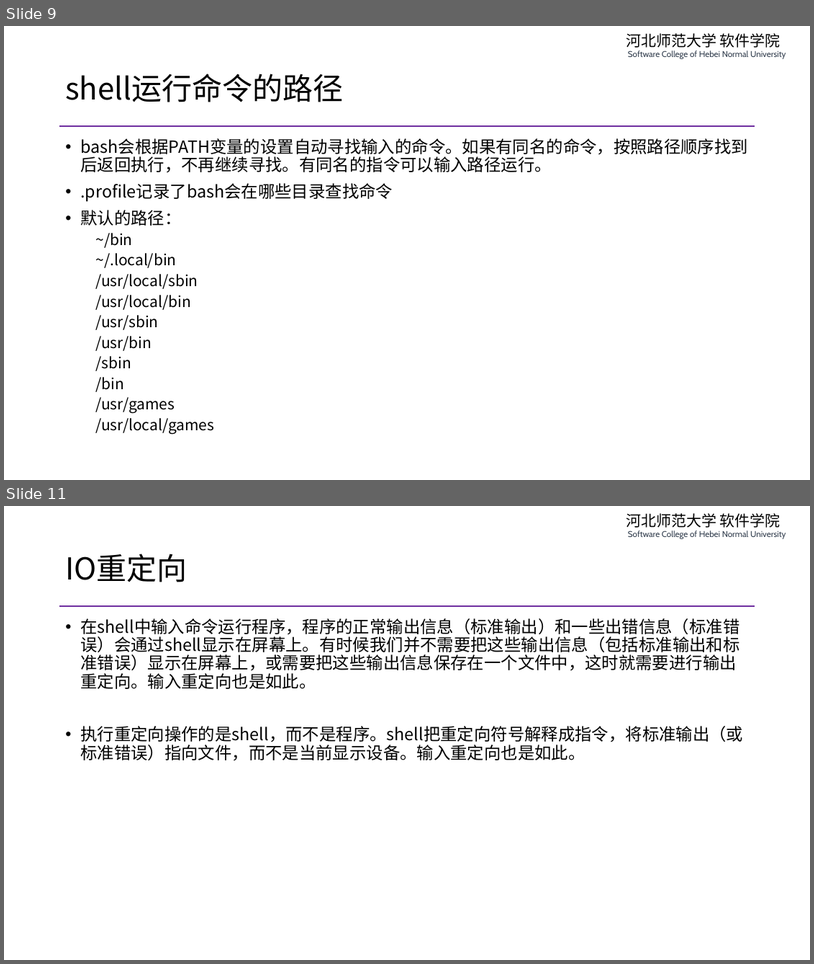
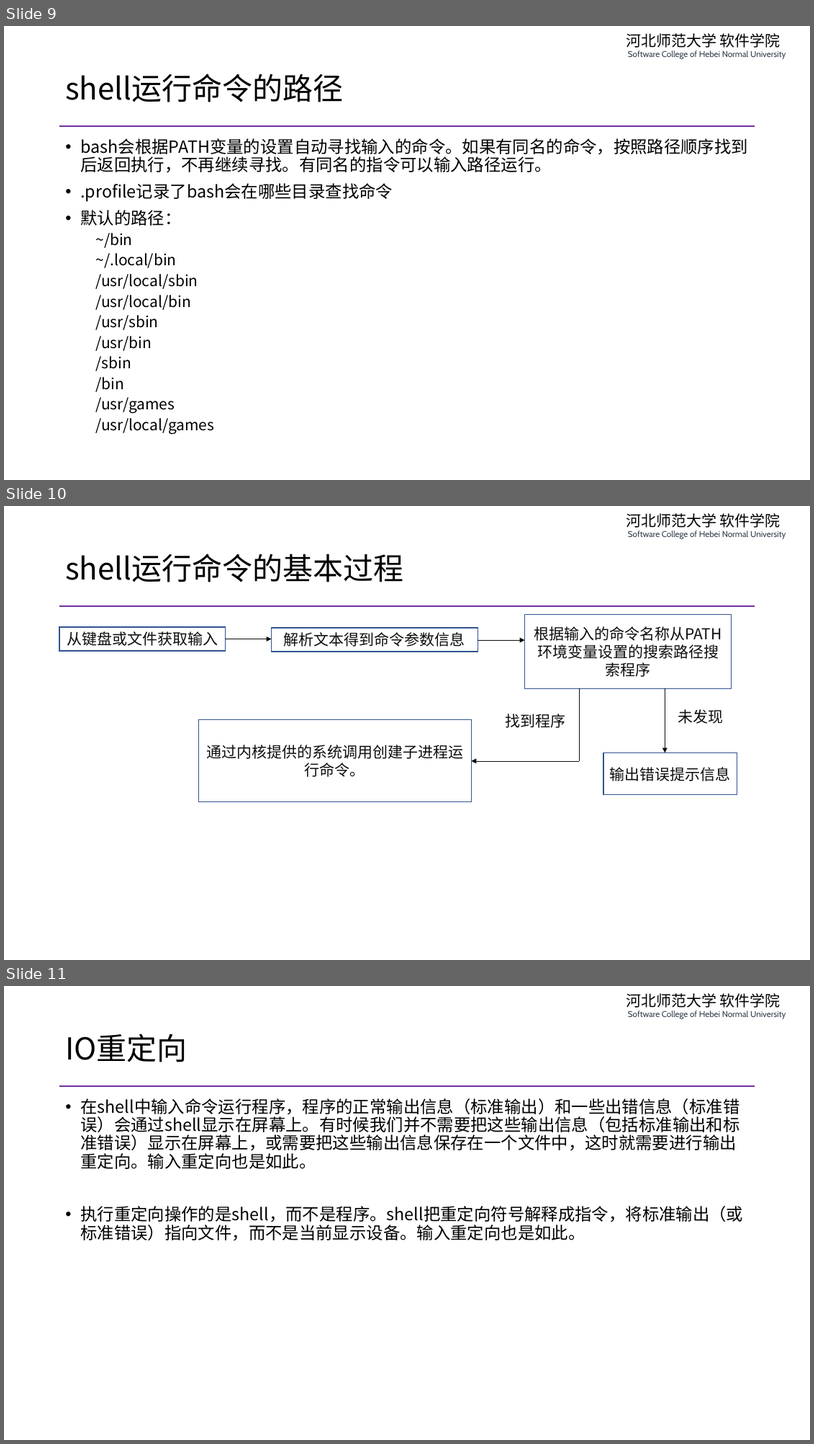
Before and after one commit to edu2act/course-php-serverside-development-on-linux, a slide deck: materials/slides/ch01-review-and-linux.pptx. Shown one above the other, each under a label of ours: slides 9 and 11 before the commit, slides 9, 10 and 11 after it; the slides between them are not shown. The pictures are 814x964 and 814x1444 pixels, drawn with LibreOffice and Linux fonts; fonts in the diff are those of the drawing. Boxes give left, top, right and bottom in pixels: in the first picture for what was removed or moved away, otherwise in the second. Text is boxed around its words. In the diff, an @@ line names an element or a change of style, - is before the commit and + after.

```diff
--- a/materials/slides/ch01-review-and-linux.pptx
+++ b/materials/slides/ch01-review-and-linux.pptx
@@ slide 10 added at [4, 506, 810, 960], background #FFFFFF; not listed: 2 template elements that a slide beside it also shows @@
@@ title added at [65, 554, 404, 582], 36 pt, text #000000 @@
+shell运行命令的基本过程
@@ rectangle added at [59, 627, 226, 651], fill #FFFFFF, outline #325491 1 pt, 18 pt, text #0D0D0D @@
+从键盘或文件获取输入
@@ rectangle added at [271, 628, 478, 651], fill #FFFFFF, outline #325491 1 pt, 18 pt, text #0D0D0D @@
+解析文本得到命令参数信息
@@ rectangle added at [525, 614, 732, 688], fill #FFFFFF, outline #325491 1 pt, 18 pt, text #0D0D0D @@
+根据输入的命令名称从PATH环境变量设置的搜索路径搜索程序
@@ arrow added from (226, 639) to (271, 639), #0D0D0D 0.5 pt @@
@@ arrow added from (478, 641) to (525, 641), #0D0D0D 0.5 pt @@
@@ line added from (580, 689) to (580, 761), #0D0D0D 0.5 pt @@
@@ arrow added from (665, 689) to (665, 753), #0D0D0D 0.5 pt @@
@@ rectangle added at [199, 720, 471, 802], fill #FFFFFF, outline #325491 1 pt, 18 pt, text #0D0D0D @@
+通过内核提供的系统调用创建子进程运行命令。
@@ rectangle added at [497, 709, 574, 733], fill #FFFFFF, outline #FFFFFF 1 pt, 18 pt, text #0D0D0D @@
+找到程序
@@ rectangle added at [671, 705, 732, 728], fill #FFFFFF, outline #FFFFFF 1 pt, 18 pt, text #0D0D0D @@
+未发现
@@ arrow added from (579, 761) to (471, 761), #0D0D0D 0.5 pt @@
@@ rectangle added at [604, 753, 738, 795], fill #FFFFFF, outline #325491 1 pt, 18 pt, text #0D0D0D @@
+输出错误提示信息
```
Also in this commit, not shown: 3 slides changed, 1 other slide added, 2 slides removed, 2 other files.
